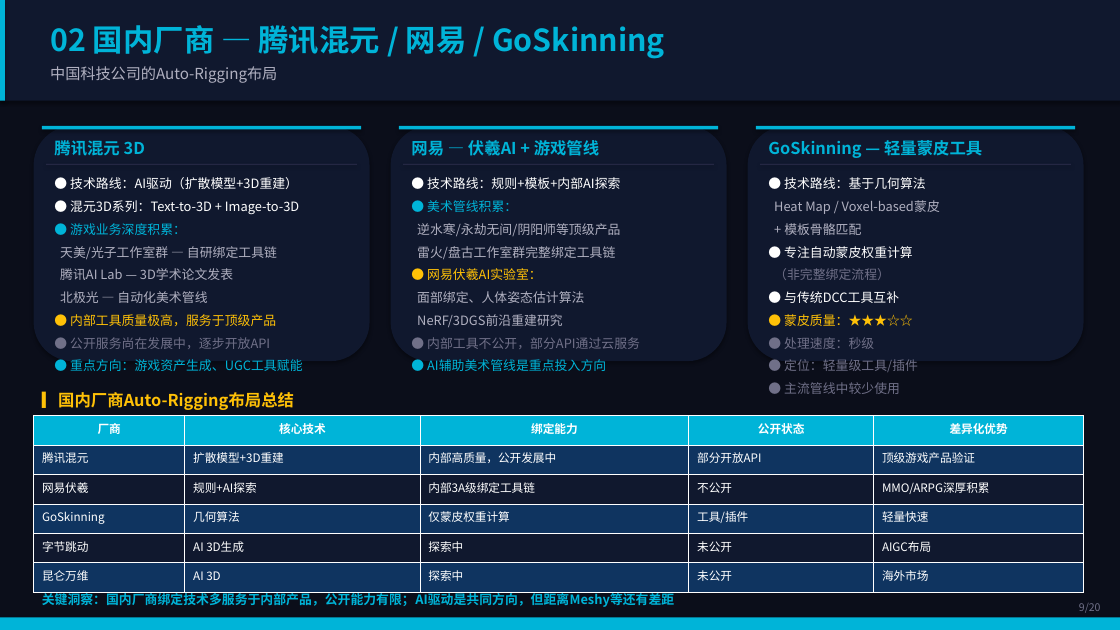
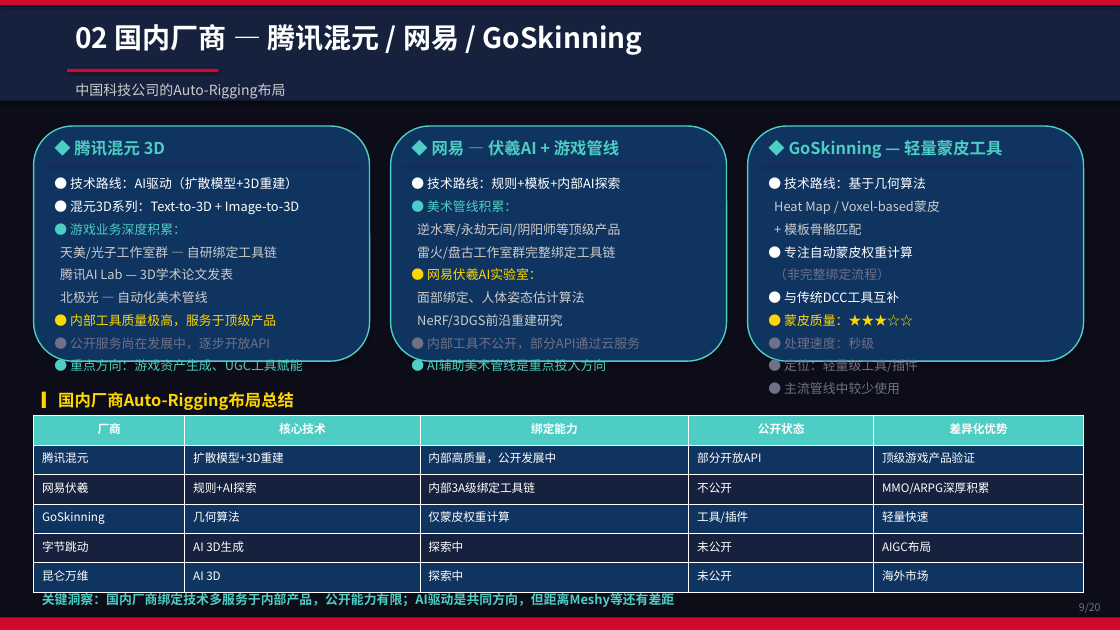
Before and after one commit to xhyha/insight, a slide deck: slide 9 of Auto-Rigging-Insight-Report.pptx. Drawn at 1120x630 pixels with LibreOffice and Linux fonts; fonts in the diff are those of the drawing. Boxes give left, top, right and bottom in pixels: in the first picture for what was removed or moved away, otherwise in the second. Text is boxed around its words. In the diff, an @@ line names an element or a change of style, - is before the commit and + after.

Commit message:
Update Auto-Rigging Report - Huawei visual style (v3)

```diff
--- a/Auto-Rigging-Insight-Report.pptx
+++ b/Auto-Rigging-Insight-Report.pptx
@@ background #0B0E1A to #0D0D1A @@
@@ rectangle at bbox=[0, 0, 1120, 101]: fill #10182E to #16213E @@
@@ rectangle removed at bbox=[0, 0, 5, 101] @@
@@ rectangle added at bbox=[0, 0, 1120, 5], fill #CF0A2C @@
@@ text "02 国内厂商 — 腾讯混元 / ...": place and size @@
-text "02 国内厂商 — 腾讯混元 / ..." at bbox=[50, 25, 665, 59]
+text "02 国内厂商 — 腾讯混元 / ..." at bbox=[75, 24, 643, 55]
@@ text "02 国内厂商 — 腾讯混元 / ..." at bbox=[75, 24, 643, 55]: size 26 to 24 pt, text colour #00B4D8 to #FFFFFF @@
@@ text "中国科技公司的Auto-Rigging布局": place and size @@
-text "中国科技公司的Auto-Rigging布局" at bbox=[50, 66, 277, 83]
+text "中国科技公司的Auto-Rigging布局" at bbox=[75, 83, 285, 99]
@@ text "中国科技公司的Auto-Rigging布局" at bbox=[75, 83, 285, 99]: size 13 to 12 pt, text colour #B0B0C0 to #CCCCCC @@
@@ rectangle added at bbox=[67, 69, 218, 72], fill #CF0A2C @@
@@ rectangle removed at bbox=[42, 126, 361, 129] @@
@@ text at bbox=[74, 140, 165, 156]: text changed; text colour #00B4D8 to #4ECDC4 @@
-腾讯混元 3D
+◆ 腾讯混元 3D
@@ rectangle removed at bbox=[399, 126, 718, 129] @@
@@ text at bbox=[432, 140, 619, 156]: text changed; text colour #00B4D8 to #4ECDC4 @@
-网易 — 伏羲AI + 游戏管线
+◆ 网易 — 伏羲AI + 游戏管线
@@ fill #10182E to #0F3460; outline none to #4ECDC4 1.2 pt in 3 elements at bbox=[34, 126, 370, 361], bbox=[391, 126, 727, 361], bbox=[748, 126, 1084, 361] @@
@@ rectangle removed at bbox=[756, 126, 1075, 129] @@
@@ text at bbox=[789, 140, 1002, 158]: text changed; text colour #00B4D8 to #4ECDC4 @@
-GoSkinning — 轻量蒙皮工具
+◆ GoSkinning — 轻量蒙皮工具
@@ text at bbox=[417, 200, 620, 328]: text colour #00B4D8 to #4ECDC4 in "● 美术管线积累：", "● AI辅助美术管线是重点投入方向"; text colour #B0B0C0 to #CCCCCC in "逆水寒/永劫无间/阴阳师等顶级产品", "雷火/盘古工作室群完整绑定工具链", "面部绑定、人体姿态估计算法", "NeRF/3DGS前沿重建研究"; text colour #FFC107 to #FFD700 in "● 网易伏羲AI实验室：" @@
@@ text at bbox=[774, 200, 940, 326]: text colour #B0B0C0 to #CCCCCC in "Heat Map / Voxel-based蒙皮", "+ 模板骨骼匹配"; text colour #FFC107 to #FFD700 in "● 蒙皮质量：★★★☆☆" @@
@@ text at bbox=[60, 223, 302, 371]: text colour #00B4D8 to #4ECDC4 in "● 游戏业务深度积累：", "● 重点方向：游戏资产生成、UGC工具赋能"; text colour #B0B0C0 to #CCCCCC in "天美/光子工作室群 — 自研绑定工具链", "腾讯AI Lab — 3D学术论文发表", "北极光 — 自动化美术管线"; text colour #FFC107 to #FFD700 in "● 内部工具质量极高，服务于顶级产品" @@
@@ text "▎国内厂商Auto-Rigging布局总结" at bbox=[42, 391, 294, 410]: text colour #FFC107 to #FFD700 @@
@@ table at bbox=[34, 416, 1084, 592] @@
@@ fill #00B4D8 to #4ECDC4 in row 1 @@
@@ fill #10182E to #16213E in 10 cells @@
@@ text "关键洞察：国内厂商绑定技术多服务于内部产品，公开能力有限；AI驱动是共同方向，但距离Meshy等还有差距" at bbox=[42, 591, 674, 607]: text colour #00B4D8 to #4ECDC4 @@
@@ rectangle at bbox=[0, 618, 1120, 630]: fill #00B4D8 to #CF0A2C @@
```
Also in this commit, not shown: 19 other slides changed.
